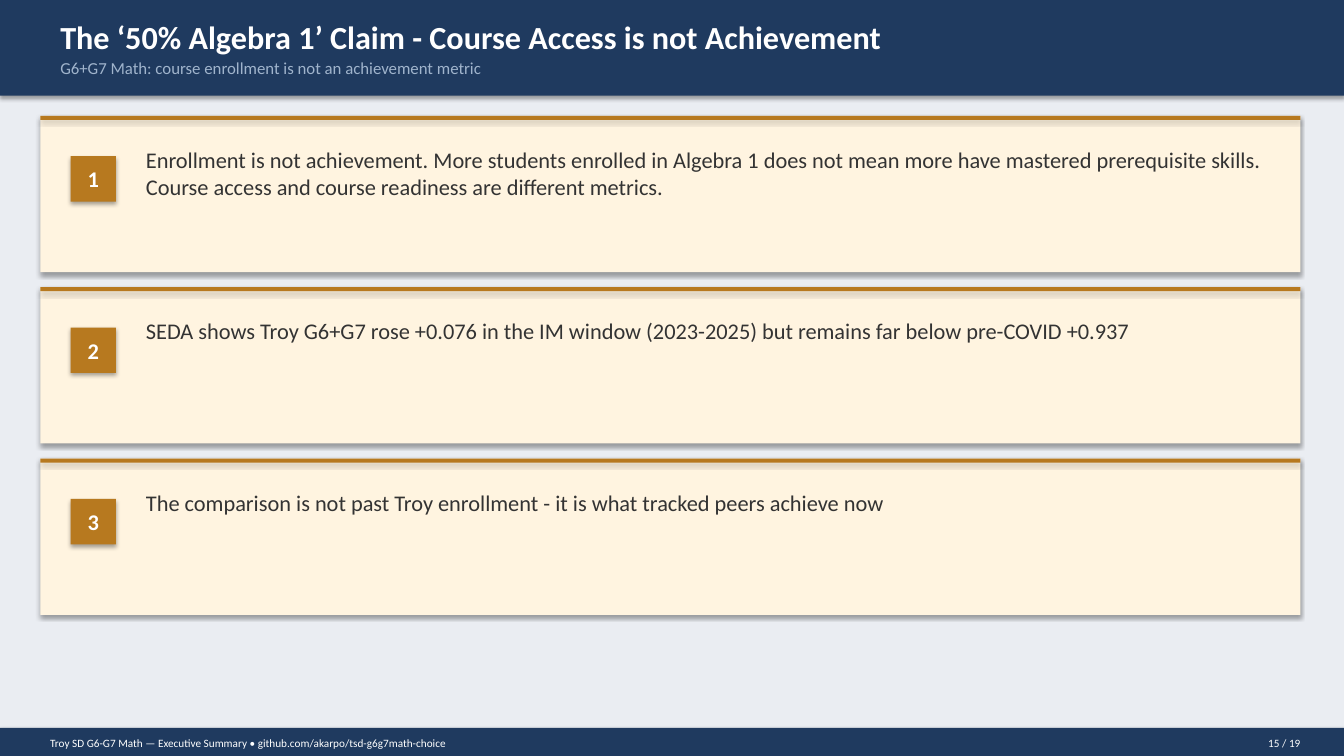
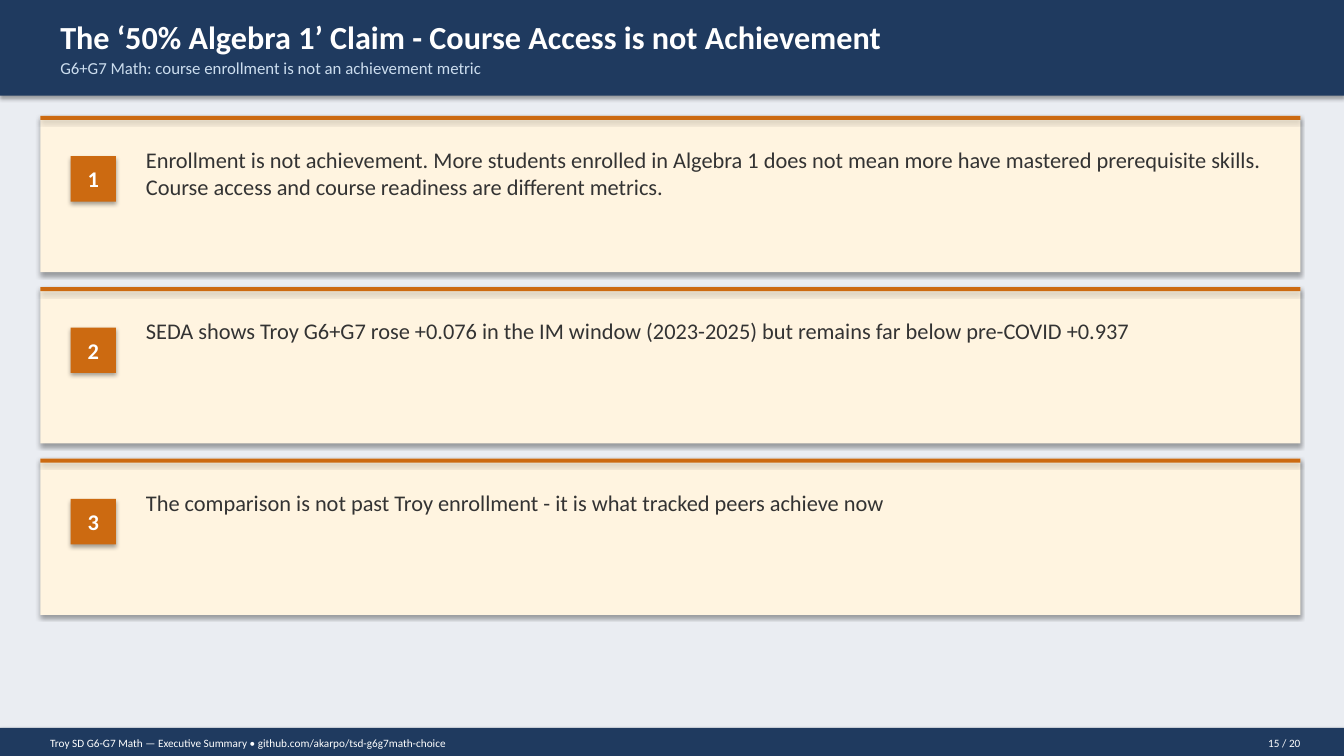
Before and after one commit to akarpo/tsd-g6g7math-choice, a slide deck: slide 15 of deck/Troy_G6G7_Math_Executive_Summary.pptx. Drawn at 1344x756 pixels with LibreOffice and Linux fonts; fonts in the diff are those of the drawing. Boxes give left, top, right and bottom in pixels: in the first picture for what was removed or moved away, otherwise in the second. Text is boxed around its words. In the diff, an @@ line names an element or a change of style, - is before the commit and + after.

```diff
--- a/deck/Troy_G6G7_Math_Executive_Summary.pptx
+++ b/deck/Troy_G6G7_Math_Executive_Summary.pptx
@@ text "G6+G7 Math: course enrollment is ..." at box(60, 62, 481, 74): text colour #A0B4CC to #CCDDEE @@
@@ fill #B7791F to #CC6A11 in 6 elements at box(40, 116, 1301, 120), box(71, 156, 116, 202), box(40, 287, 1301, 291), box(71, 328, 116, 373), box(40, 459, 1301, 463), box(71, 499, 116, 544) @@
@@ text at box(1268, 739, 1300, 747): text changed @@
-15 / 19
+15 / 20
```
Also in this commit, not shown: 18 other slides changed, 1 slide added, 37 other files.
